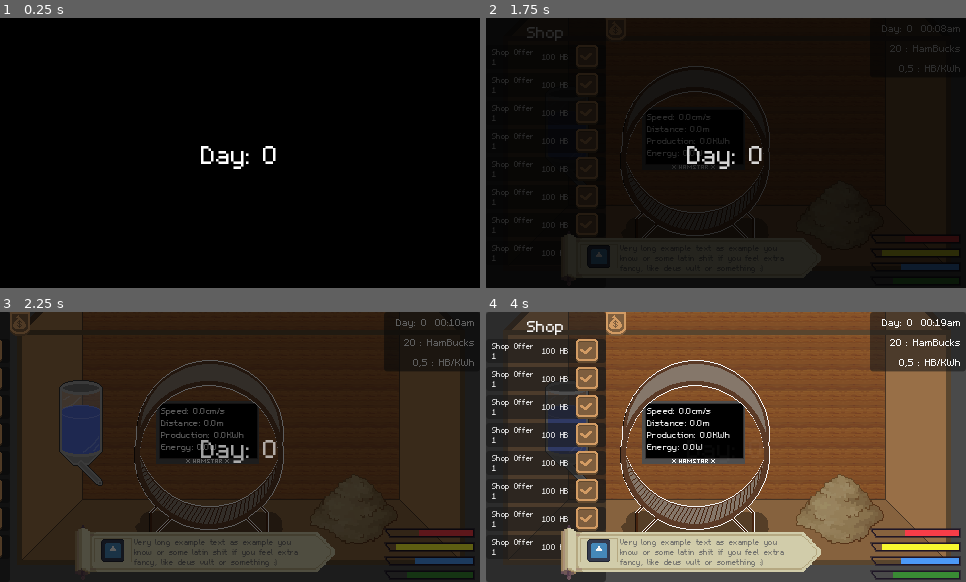
Above: before the commit, frames 1-4 (two rows, left to right).
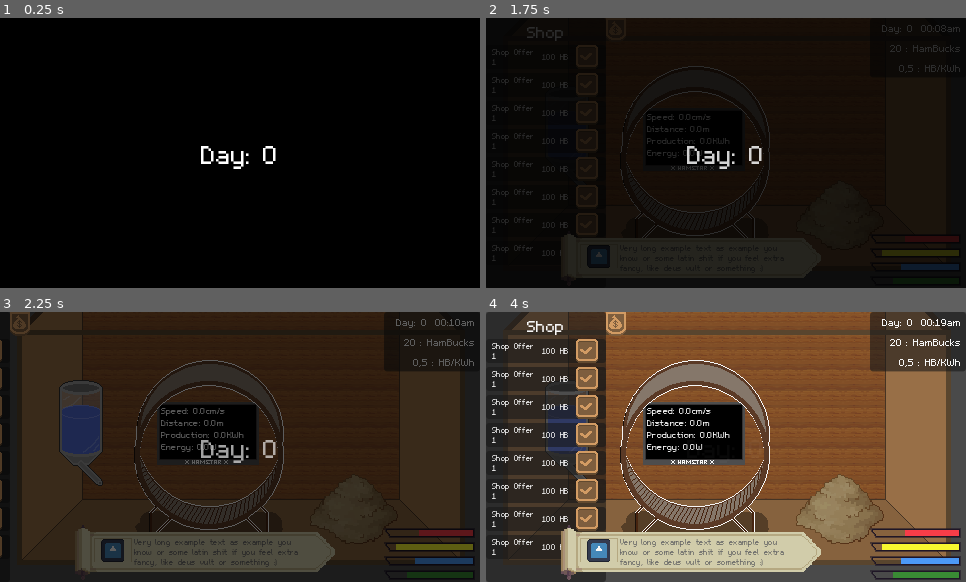
Above: after the commit, the same moments.

Repository: Nasjakii/very-serious-game-jam
Game: Godot game, scene res://main.tscn
Two runs of this game, one before a commit and one after it. Both use one fixed random seed, a clock stepped at 60 frames per second and the inputs below. The engine's default icon, where the game draws it, is replaced by a stand-in: a white triangle on a blue panel in a dark square.
Inputs (mouse positions are in pixels of both pictures, inside the frame that each line leads up to):
- Up to frame 1 (0.25 s): no input
- Up to frame 2 (1.75 s): click (495, 28) at 0.5 s; click (586, 55) at 1.27 s
- Up to frame 3 (2.25 s): click (134, 322) at 2 s
- Up to frame 4 (4 s): click (495, 322) at 2.75 s; click (586, 349) at 3.52 s

Frame 1 is identical in both runs. In frame 2, less than 0.1% of the frame differs, in the area x 38-48%, y 54-57%; in frame 3, less than 0.1%; in frame 4, 0.6%, in the area x 32-54%, y 32-57%.

Commit message:
Better Wheel Interaction

Diff:
--- a/GameObjects/wheel.gd
+++ b/GameObjects/wheel.gd
@@ -5,12 +5,12 @@
 const STOP_BUTTON = preload("uid://dt8psn66g00uv")
 
 
-@export var run_texture_button: TextureButton
 @export var wheel_sprite_2d: AnimatedSprite2D
 @export var hamster_animated_sprite_2d: AnimatedSprite2D
 @export var rich_text_label: RichTextLabel
 @export var wheel_area_2d: Area2D
 @export var display_area_2d: Area2D
+@export var wheel_display: Sprite2D
 
 
 
@@ -30,24 +30,35 @@
 var display_hovered = false
 
 func _ready() -> void:
-	run_texture_button.pressed.connect(run_pressed)
-	wheel_area_2d.mouse_entered.connect(func(): wheel_hovered = true)
-	wheel_area_2d.mouse_entered.connect(func(): wheel_hovered = false)
-	display_area_2d.mouse_entered.connect(func(): display_hovered = true)
-	display_area_2d.mouse_entered.connect(func(): display_hovered = false)
+	wheel_area_2d.mouse_entered.connect(func():
+		wheel_hovered = true
+		wheel_sprite_2d.material.set("shader_parameter/color", Color.WHITE)
+
+		)
+	wheel_area_2d.mouse_exited.connect(func():
+		wheel_hovered = false
+		wheel_sprite_2d.material.set("shader_parameter/color", Color.TRANSPARENT)
+		)
+	display_area_2d.mouse_entered.connect(func():
+		display_hovered = true
+		wheel_display.material.set("shader_parameter/color", Color.WHITE)
+		print("test")
+		)
+	display_area_2d.mouse_exited.connect(func():
+		display_hovered = false
+		wheel_display.material.set("shader_parameter/color", Color.TRANSPARENT)
+		)
 	update_screen()
 
 func run_pressed():
 
 	if running:
-		run_texture_button.texture_normal = RUN_BUTTON
 		wheel_sprite_2d.stop()
 		hamster_animated_sprite_2d.hide()
 
 		speed = 0
 
 	else:
-		run_texture_button.texture_normal = STOP_BUTTON
 		wheel_sprite_2d.play("default")
 		hamster_animated_sprite_2d.play()
 		hamster_animated_sprite_2d.show()
@@ -82,3 +93,8 @@
 	rich_text_label.text += "Distance: " + str(floor(distance * 100) / 100) + "m" + "\n"
 	rich_text_label.text += "Production: " + str(floor(wattage_per_second * 100) / 100) + "KWh"  + "\n"
 	rich_text_label.text += "Energy: " + str(floor(wattage*100)/100) + "W"
+
+func _input(event: InputEvent) -> void:
+	if event is InputEventMouseButton and event.is_pressed():
+		if wheel_hovered:
+			run_pressed()
--- a/GameObjects/wheel.tscn
+++ b/GameObjects/wheel.tscn
@@ -6,11 +6,15 @@
 [ext_resource type="FontFile" uid="uid://blrhywbdtuxc1" path="res://Fonts/m5x7.ttf" id="4_a4pml"]
 [ext_resource type="Texture2D" uid="uid://d3iswcexa5ivi" path="res://Assets/wheel.png" id="4_r2pkp"]
 [ext_resource type="Shader" uid="uid://bacqf0r4ck8dx" path="res://Shader/outline_shader.gdshader" id="5_qcown"]
-[ext_resource type="Texture2D" uid="uid://bj02jneehe67b" path="res://Assets/run-button.png" id="6_6eiq6"]
 [ext_resource type="Texture2D" uid="uid://bibbjmhia5pdi" path="res://Assets/hamster/hamster-running-bare.png" id="7_r2pkp"]
 
-[sub_resource type="RectangleShape2D" id="RectangleShape2D_qcown"]
-size = Vector2(95, 58)
+[sub_resource type="ShaderMaterial" id="ShaderMaterial_qcown"]
+shader = ExtResource("5_qcown")
+shader_parameter/color = Color(1, 1, 1, 0)
+shader_parameter/width = 0.50000002375
+shader_parameter/pattern = 2
+shader_parameter/inside = true
+shader_parameter/add_margins = true
 
 [sub_resource type="ShaderMaterial" id="ShaderMaterial_xrrtj"]
 shader = ExtResource("5_qcown")
@@ -99,14 +103,17 @@
 "speed": 5.0
 }]
 
-[node name="Wheel" type="Node2D" unique_id=1378031939 node_paths=PackedStringArray("run_texture_button", "wheel_sprite_2d", "hamster_animated_sprite_2d", "rich_text_label", "wheel_area_2d", "display_area_2d")]
+[sub_resource type="RectangleShape2D" id="RectangleShape2D_qcown"]
+size = Vector2(95, 58)
+
+[node name="Wheel" type="Node2D" unique_id=1378031939 node_paths=PackedStringArray("wheel_sprite_2d", "hamster_animated_sprite_2d", "rich_text_label", "wheel_area_2d", "display_area_2d", "wheel_display")]
 script = ExtResource("1_bx1x2")
-run_texture_button = NodePath("RunTextureButton")
 wheel_sprite_2d = NodePath("WheelSprite2D")
 hamster_animated_sprite_2d = NodePath("HamsterAnimatedSprite2D")
 rich_text_label = NodePath("WheelDisplay/RichTextLabel")
 wheel_area_2d = NodePath("WheelArea2D")
 display_area_2d = NodePath("DisplayArea2D")
+wheel_display = NodePath("WheelDisplay")
 
 [node name="WheelArea2D" type="Area2D" parent="." unique_id=1660286627]
 
@@ -114,17 +121,12 @@
 position = Vector2(0, -65)
 polygon = PackedVector2Array(0, -1, 35, 9, 55, 27, 70, 67, 60, 92, 37, 111, 7, 121, -27, 114, -56, 94, -69, 63, -55, 27, -34, 10, -2, 1, 1, -25, -30, -18, -58, 5, -71, 34, -75, 73, -67, 104, -41, 132, -15, 144, 20, 143, 43, 130, 62, 111, 74, 83, 74, 37, 58, 3, 32, -18, -3, -25)
 
-[node name="DisplayArea2D" type="Area2D" parent="." unique_id=134031655]
-
-[node name="CollisionShape2D" type="CollisionShape2D" parent="DisplayArea2D" unique_id=829330583]
-position = Vector2(-1.5, -16)
-shape = SubResource("RectangleShape2D_qcown")
-
 [node name="WheelShadowSprite2D" type="Sprite2D" parent="." unique_id=1878873601]
 position = Vector2(0, 82)
 texture = ExtResource("2_a4pml")
 
 [node name="WheelDisplay" type="Sprite2D" parent="." unique_id=51203027]
+material = SubResource("ShaderMaterial_qcown")
 position = Vector2(-1, -17)
 texture = ExtResource("3_6eiq6")
 
@@ -133,6 +135,7 @@
 offset_top = -29.0
 offset_right = 47.0
 offset_bottom = 29.0
+mouse_filter = 2
 theme_override_fonts/normal_font = ExtResource("4_a4pml")
 theme_override_font_sizes/normal_font_size = 14
 text = "Speed: 0 cm/s
@@ -147,16 +150,14 @@
 frame = 1
 frame_progress = 0.81932634
 
-[node name="RunTextureButton" type="TextureButton" parent="." unique_id=302899402]
-visible = false
-offset_left = -31.0
-offset_top = -83.0
-offset_right = 32.0
-offset_bottom = -52.0
-texture_normal = ExtResource("6_6eiq6")
-
 [node name="HamsterAnimatedSprite2D" type="AnimatedSprite2D" parent="." unique_id=1747238296]
 visible = false
 position = Vector2(-9, 35)
 sprite_frames = SubResource("SpriteFrames_0jg24")
 frame_progress = 0.19472912
+
+[node name="DisplayArea2D" type="Area2D" parent="." unique_id=134031655]
+
+[node name="CollisionShape2D" type="CollisionShape2D" parent="DisplayArea2D" unique_id=829330583]
+position = Vector2(-1.5, -16)
+shape = SubResource("RectangleShape2D_qcown")
--- a/Shader/outline_shader.gdshader
+++ b/Shader/outline_shader.gdshader
@@ -1,6 +1,6 @@
 shader_type canvas_item;
 
-uniform vec4 color : source_color = vec4(1.0);
+uniform vec4 color : source_color = vec4(0.0);
 uniform float width : hint_range(0, 10) = 1.0;
 uniform int pattern : hint_range(0, 2) = 0; // diamond, circle, square
 uniform bool inside = false;
